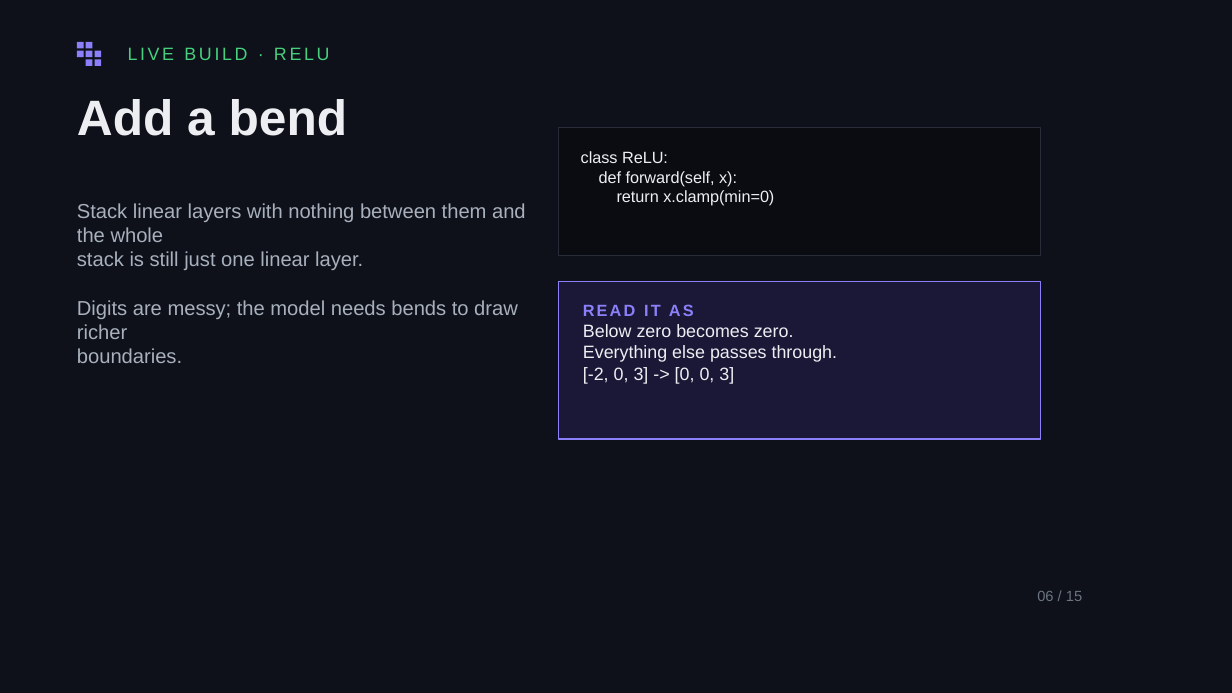
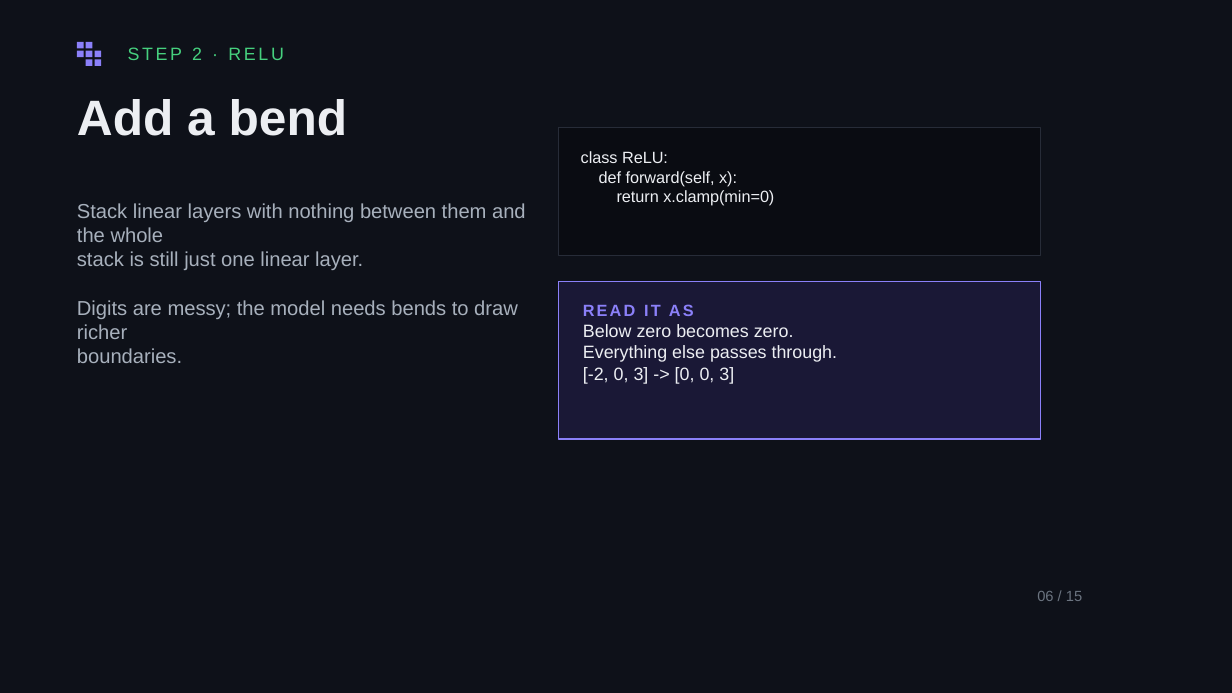
Before and after one commit to uh-pcs/Workshop3, a slide deck: slide 6 of slides/pcs-workshop-intro.pptx. Drawn at 1232x693 pixels with LibreOffice and Linux fonts; fonts in the diff are those of the drawing. Boxes give left, top, right and bottom in pixels: in the first picture for what was removed or moved away, otherwise in the second. Text is boxed around its words. In the diff, an @@ line names an element or a change of style, - is before the commit and + after.

```diff
--- a/slides/pcs-workshop-intro.pptx
+++ b/slides/pcs-workshop-intro.pptx
@@ text at [128, 47, 284, 60]: text changed @@
-LIVE BUILD · RELU
+STEP 2 · RELU
```
Also in this commit, not shown: 4 other slides changed, 1 slide added, 1 slide removed, 20 other files.
